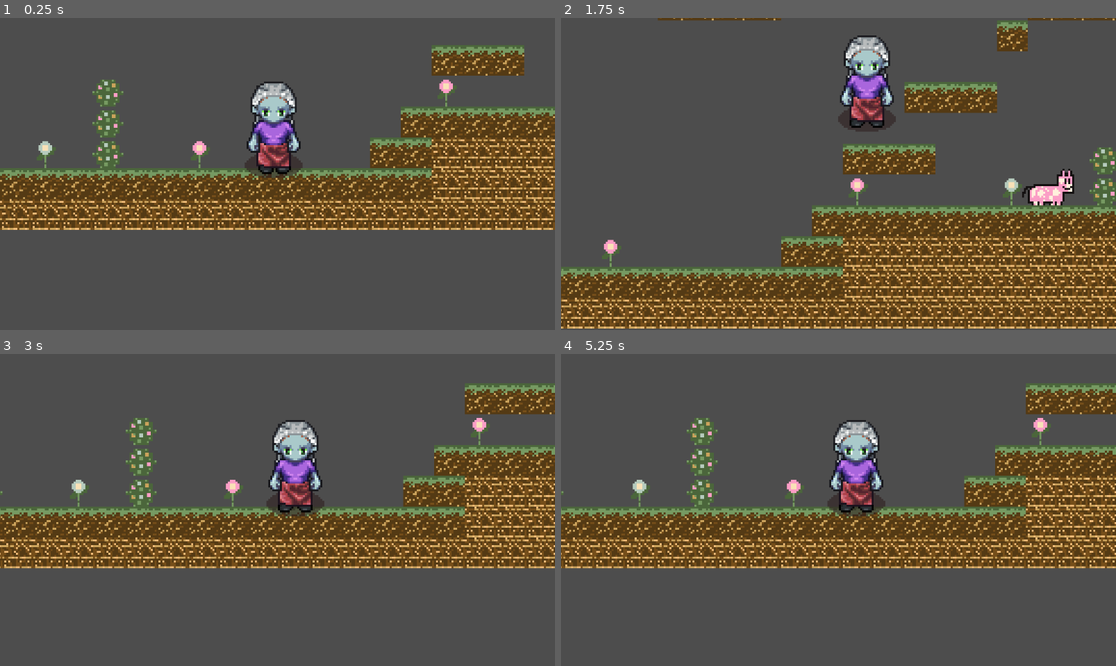
Above: before the commit, frames 1-4 (two rows, left to right).
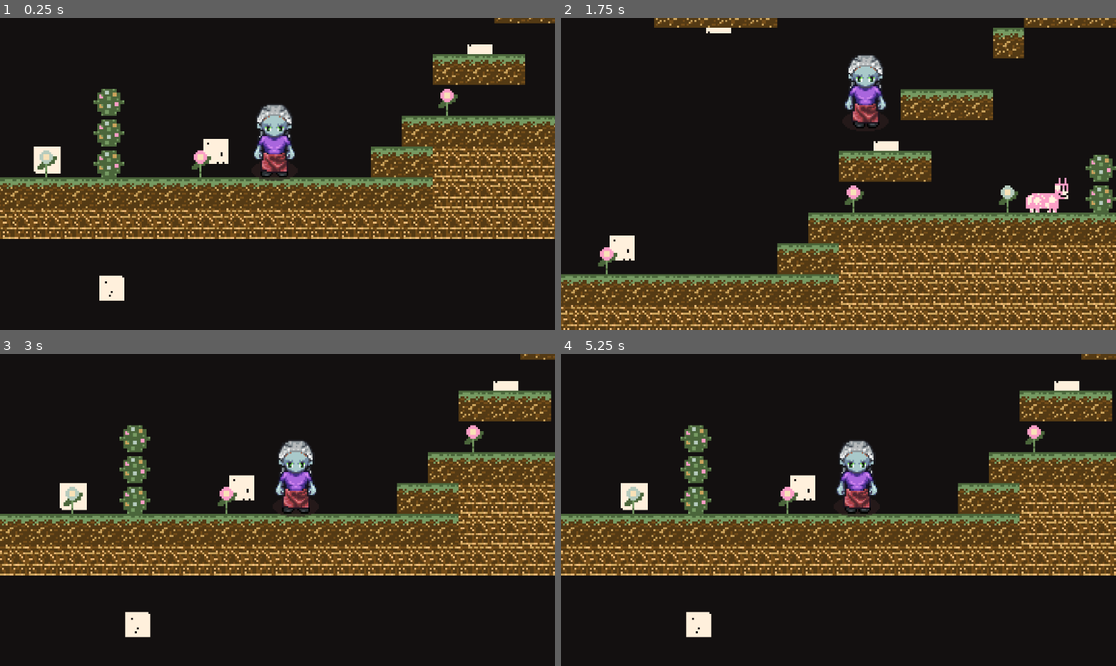
Above: after the commit, the same moments.

Repository: dayanitak/WiNGHacksProject
Game: Godot game, scene res://Scenes/main_game.tscn
Same seed, same stepped clock (60 frames per second), same inputs: the game is played once before the commit and once after it. The project has no main scene, so this scene is started directly.
Inputs:
- Up to frame 1 (0.25 s): no input
- Up to frame 2 (1.75 s): hold Right (right) from 0.53 s (still down); tap Space (jump) at 0.77, 1.52 s
- Up to frame 3 (3 s): release Right (right) at 2.03 s; hold Left (left) 2.03-2.78 s; hold Right (right) from 2.78 s (still down)
- Up to frame 4 (5.25 s): tap Space (jump) at 3.02, 3.77, 4.52 s; release Right (right) at 4.28 s; hold Left (left) 4.28-5.03 s; hold Right (right) from 5.03 s (still down)

The runs differ from the first frame. In frame 1, 91% of the frame differs, in the area x 0-100%, y 0-100%; in frame 2, 87%; in frame 3, 91%; in frame 4, 91%.

Commit message:
Added a background, and made Nova Small

Diff:
--- a/WingHacksProject/Scenes/Nova.tscn
+++ b/WingHacksProject/Scenes/Nova.tscn
@@ -33,7 +33,7 @@
 }]
 
 [sub_resource type="CapsuleShape2D" id="CapsuleShape2D_u8e4i"]
-height = 44.0
+height = 62.5
 
 [node name="Nova" type="CharacterBody2D"]
 script = ExtResource("1_j0qqi")
@@ -41,8 +41,9 @@
 [node name="AnimatedSprite2D" type="AnimatedSprite2D" parent="."]
 sprite_frames = SubResource("SpriteFrames_88ifq")
 autoplay = "default"
-frame_progress = 0.801985
+frame_progress = 0.249779
 
 [node name="CollisionShape2D" type="CollisionShape2D" parent="."]
 position = Vector2(0, 5)
+scale = Vector2(0.8, 0.8)
 shape = SubResource("CapsuleShape2D_u8e4i")
--- a/WingHacksProject/Scenes/Seyla(mom).tscn
+++ b/WingHacksProject/Scenes/Seyla(mom).tscn
@@ -36,4 +36,4 @@
 [node name="AnimatedSprite2D" type="AnimatedSprite2D" parent="."]
 sprite_frames = SubResource("SpriteFrames_7d0yr")
 autoplay = "default"
-frame_progress = 0.500038
+frame_progress = 0.297255
--- a/WingHacksProject/Scenes/main_game.tscn
+++ b/WingHacksProject/Scenes/main_game.tscn
@@ -1,9 +1,10 @@
-[gd_scene load_steps=11 format=4 uid="uid://cfr5nnx22hkja"]
+[gd_scene load_steps=12 format=4 uid="uid://cfr5nnx22hkja"]
 
 [ext_resource type="PackedScene" uid="uid://davsxthbquydv" path="res://Scenes/Nova.tscn" id="1_oaipo"]
 [ext_resource type="Texture2D" uid="uid://debfkg8m40s72" path="res://Assets/Vetra_Scenes.png" id="2_jbsx7"]
 [ext_resource type="Texture2D" uid="uid://dvs5alp1b4vj4" path="res://Assets/Vetra_House_Cow.png" id="3_mv83h"]
 [ext_resource type="PackedScene" uid="uid://cgm36b7t174bp" path="res://Scenes/Seyla(mom).tscn" id="4_pb2gd"]
+[ext_resource type="Texture2D" uid="uid://b45mpuu50c8dp" path="res://Assets/untitled.png" id="5_815hj"]
 
 [sub_resource type="WorldBoundaryShape2D" id="WorldBoundaryShape2D_2n6ds"]
 distance = -137.0
@@ -37,9 +38,18 @@
 
 [node name="Main Game" type="Node"]
 
+[node name="TextureRect" type="TextureRect" parent="."]
+show_behind_parent = true
+offset_left = -546.0
+offset_top = -433.0
+offset_right = 606.0
+offset_bottom = 215.0
+texture = ExtResource("5_815hj")
+
 [node name="Nova" parent="." instance=ExtResource("1_oaipo")]
 z_index = 5
 position = Vector2(-2, -32)
+scale = Vector2(0.8, 0.8)
 
 [node name="Camera2D" type="Camera2D" parent="Nova"]
 position = Vector2(2, 32)
Binary file added: WingHacksProject/Assets/untitled.png
Not shown, added: WingHacksProject/Assets/untitled.png.import
